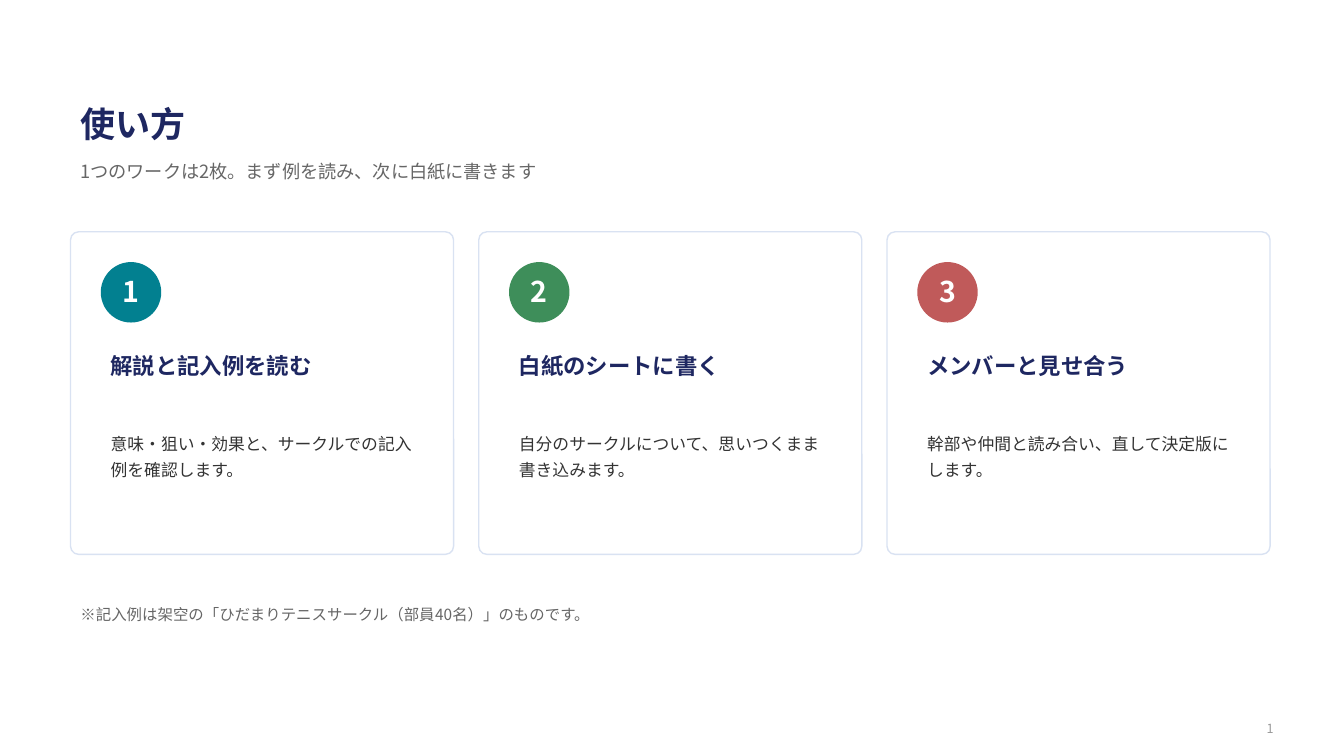
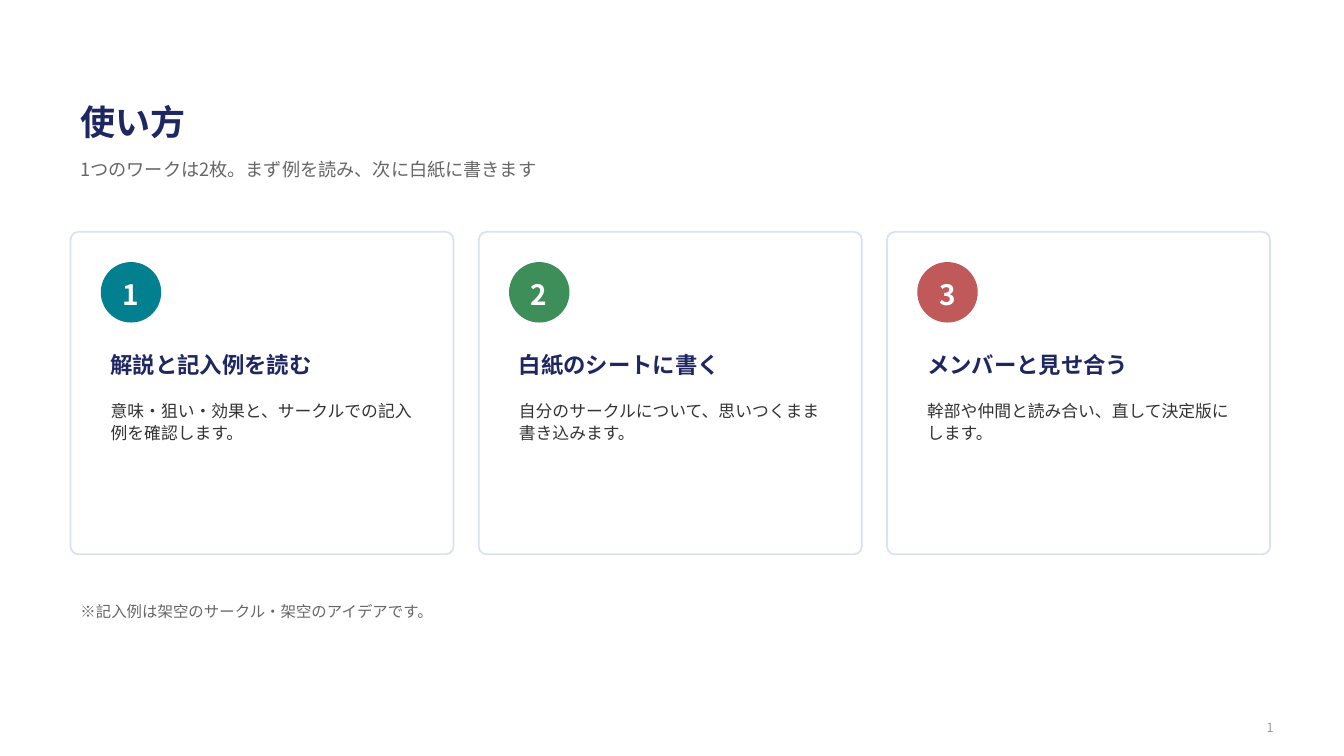
Before and after one commit to KyomaSuzuki/learder-worksheet, a slide deck: slide 2 of downloads/worksheets-vol3.pptx. Drawn at 1344x756 pixels with LibreOffice and Linux fonts; fonts in the diff are those of the drawing. Boxes give left, top, right and bottom in pixels: in the first picture for what was removed or moved away, otherwise in the second. Text is boxed around its words. In the diff, an @@ line names an element or a change of style, - is before the commit and + after.

Commit message:
ワークシートの修正

```diff
--- a/downloads/worksheets-vol3.pptx
+++ b/downloads/worksheets-vol3.pptx
@@ text "使い方" at [80,105,185,139]: line spacing 1 to 1.12; vertical alignment middle to top @@
@@ text "1つのワークは2枚。まず例を読み、次に白紙に書きます" at [80,160,536,178]: line spacing 1 to 1.12; vertical alignment middle to top @@
@@ outline #D9E2F2 1 pt to #D9E2F2 1.25 pt in 3 elements at [71,232,454,555], [479,232,862,555], [887,232,1270,555] @@
@@ size 20.4 to 20 pt; line spacing 1 to 1.12 in 3 elements at [123,284,140,305], [531,284,548,305], [939,284,956,306] @@
@@ line spacing 1.3 to 1.12; vertical alignment middle to top in 3 elements at [111,403,412,441], [519,403,819,441], [927,403,1229,440] @@
@@ text "※記入例は架空のサークル・架空のアイデアです。" at [80,604,432,618]: vertical alignment middle to top @@
@@ text at [80,604,432,618]: text changed @@
-※記入例は架空の「ひだまりテニスサークル（部員40名）」のものです。
+※記入例は架空のサークル・架空のアイデアです。
```
Also in this commit, not shown: 13 other slides changed, 33 other files.
